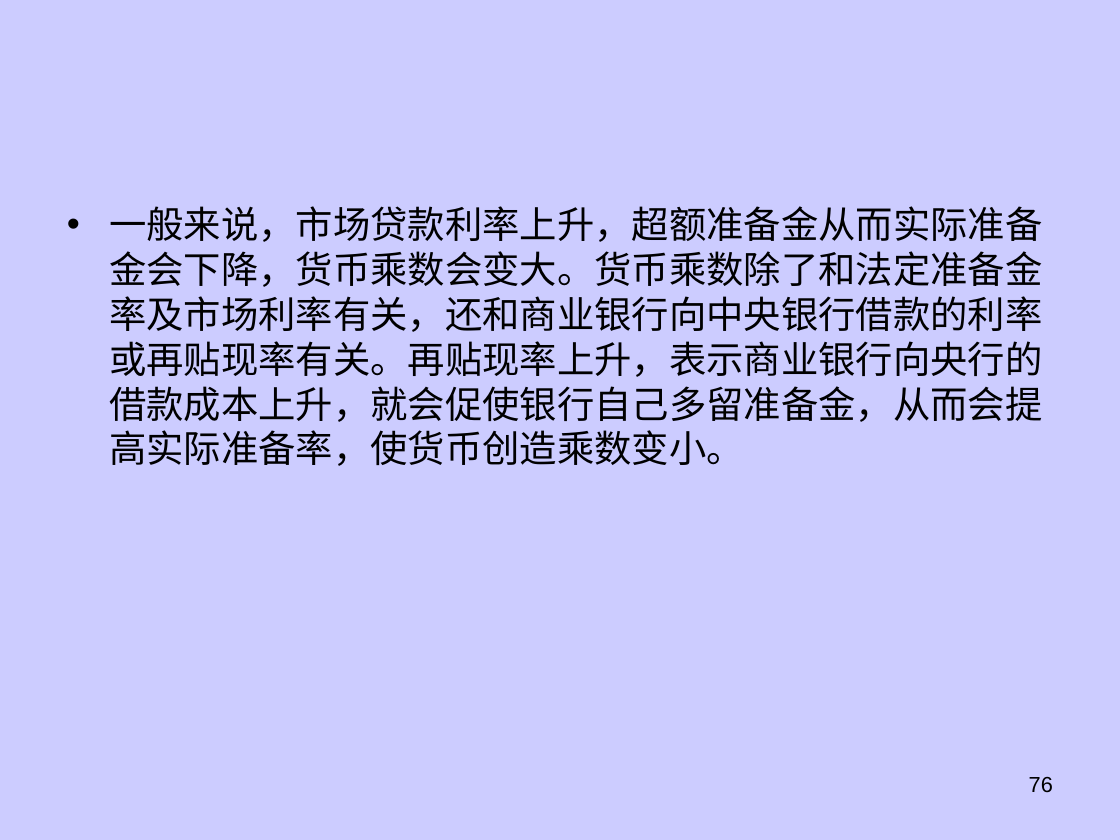
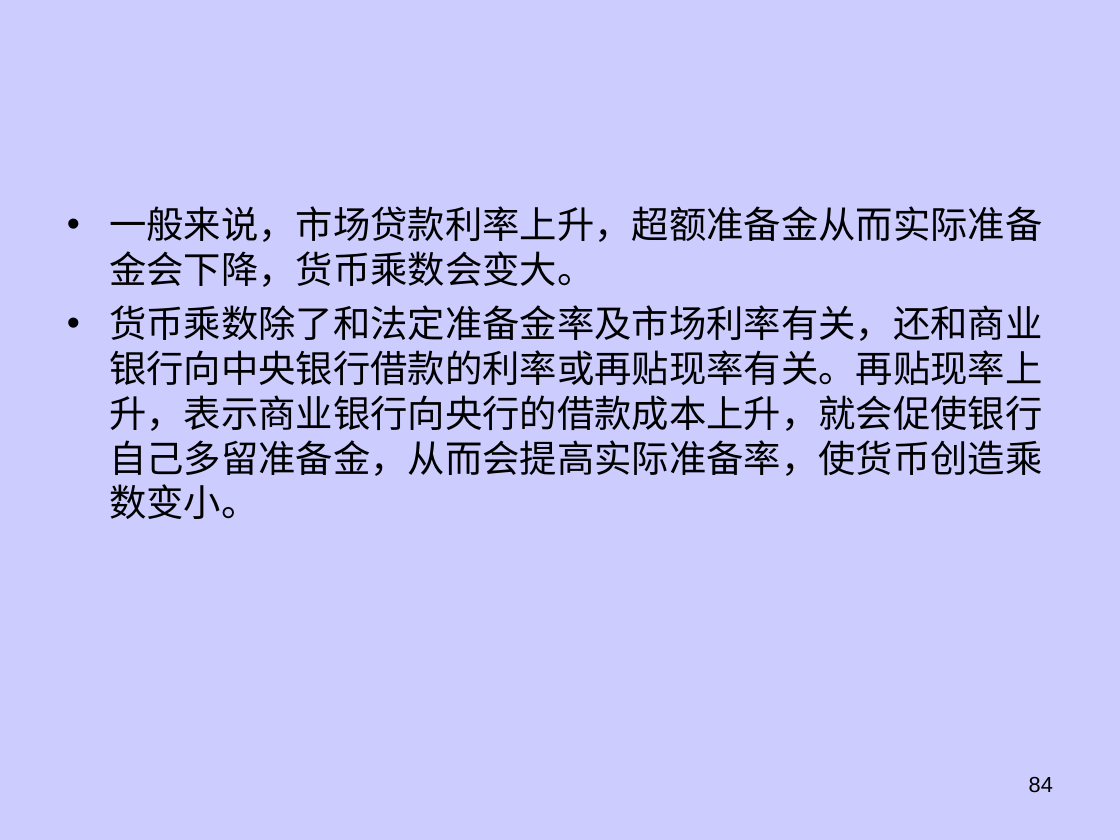
Before and after one commit to dhndzwxj/Teaching_assistant, a slide deck: slide 84 of 宏观原理课件/第6章宏观经济政策新.ppt (slide 76 before the commit). Drawn at 1120x840 pixels with LibreOffice and Linux fonts; fonts in the diff are those of the drawing. Boxes give left, top, right and bottom in pixels: in the first picture for what was removed or moved away, otherwise in the second. Text is boxed around its words. In the diff, an @@ line names an element or a change of style, - is before the commit and + after.

```diff
--- a/宏观原理课件/第6章宏观经济政策新.ppt
+++ b/宏观原理课件/第6章宏观经济政策新.ppt
@@ text at <box>109,206,1042,519</box>: text changed @@
-• 一般来说，市场贷款利率上升，超额准备金从而实际准备金会下降，货币乘数会变大。货币乘数除了和法定准备金率及市场利率有关，还和商业银行向中央银行借款的利率或再贴现率有关。再贴现率上升，表示商业银行向央行的借款成本上升，就会促使银行自己多留准备金，从而会提高实际准备率，使货币创造乘数变小。
+• 一般来说，市场贷款利率上升，超额准备金从而实际准备金会下降，货币乘数会变大。
+• 货币乘数除了和法定准备金率及市场利率有关，还和商业银行向中央银行借款的利率或再贴现率有关。再贴现率上升，表示商业银行向央行的借款成本上升，就会促使银行自己多留准备金，从而会提高实际准备率，使货币创造乘数变小。
@@ page number at <box>1029,776,1053,793</box>: text changed @@
-76
+84
```
Also in this commit, not shown: 41 other slides changed, 11 slides added, 4 slides removed, 2 other files.
